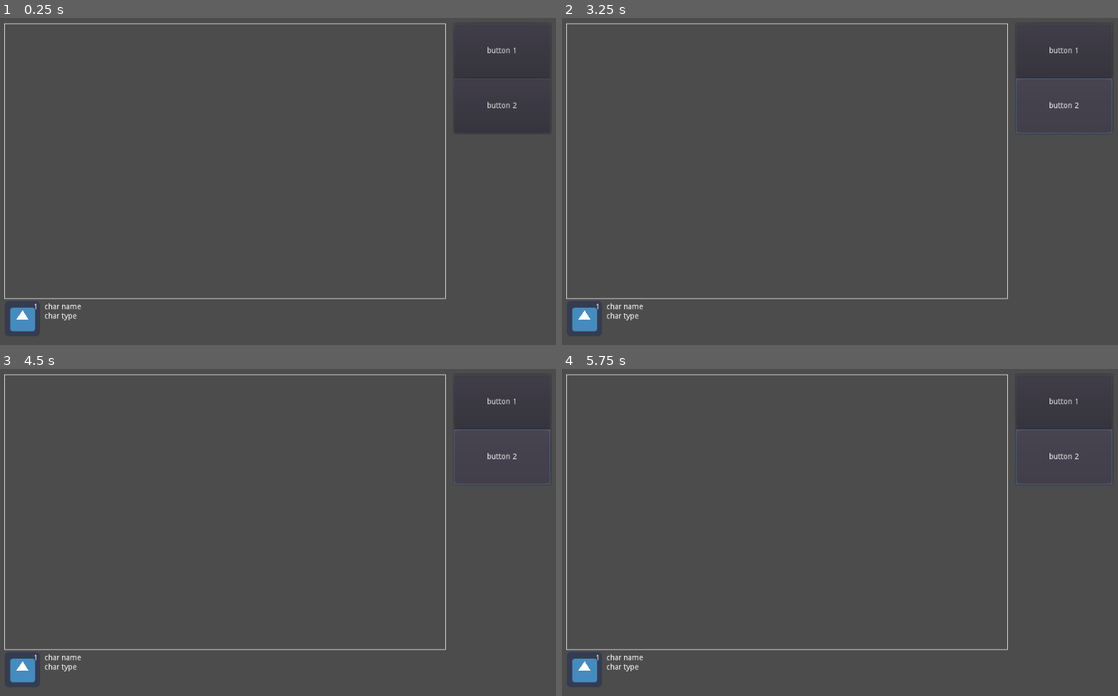
Above: before the commit, frames 1-4 (two rows, left to right).
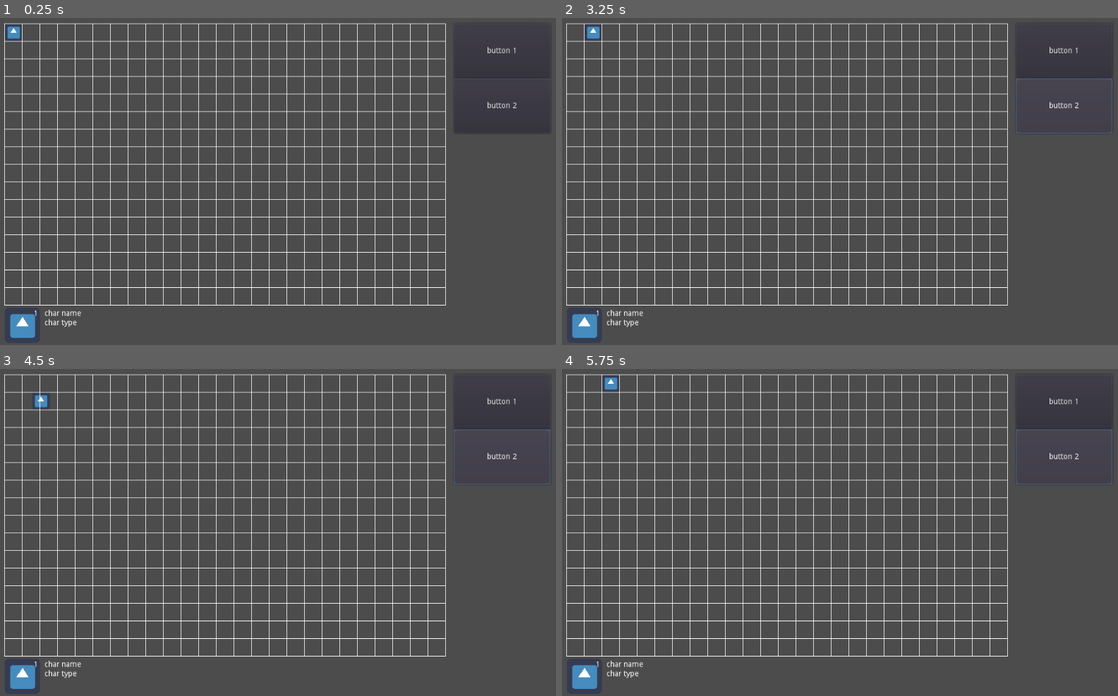
Above: after the commit, the same moments.

Repository: DevelopedAphid/Dungeons-and-Degenerate-Gamblers
Game: Godot game, scene res://GUI.tscn
Two runs of this game, one before a commit and one after it. Both use one fixed random seed, a clock stepped at 60 frames per second and the inputs below. The engine's default icon, where the game draws it, is replaced by a stand-in: a white triangle on a blue panel in a dark square.
Inputs:
- Up to frame 1 (0.25 s): no input
- Up to frame 2 (3.25 s): click "button 1" at 0.5 s; click "button 2" at 1.25 s; tap Enter at 2 s; hold Right (ui_right) 2.03-2.78 s; tap Space at 2.75 s; hold Down (ui_down) from 2.78 s (still down)
- Up to frame 3 (4.5 s): tap Enter at 3.5 s; release Down (ui_down) at 3.53 s; hold Right (ui_right) 3.53-4.28 s; tap Space at 4.25 s; hold Up (ui_up) from 4.28 s (still down)
- Up to frame 4 (5.75 s): tap Enter at 5 s; release Up (ui_up) at 5.03 s; hold Left (ui_left) from 5.03 s (still down)

The runs differ from the first frame. In frame 1, 7.1% of the frame differs, in the area x 0-81%, y 1-98%; in frame 2, 7.1%; in frame 3, 7.1%; in frame 4, 7.1%.

Commit message:
moveable character!
- draws a grid inside the action frame
- adds character
- adds character movement
- adds smooth character movement

Diff:
--- a/ActionFrame.gd
+++ b/ActionFrame.gd
@@ -1,4 +1,6 @@
 extends Line2D
+
+var grid_size: int = 32
 
 
 func _ready():
@@ -11,8 +13,4 @@
 	add_point(Vector2(action_frame_resolution.x + action_frame_offset.x, action_frame_offset.y))
 	add_point(Vector2(action_frame_offset.x, action_frame_offset.y))
 
-
-
-# Called every frame. 'delta' is the elapsed time since the previous frame.
-#func _process(delta):
-#	pass
+	get_node("Character").position = Vector2(action_frame_offset.x+grid_size/2, action_frame_offset.y+grid_size/2)
--- /dev/null
+++ b/Character.gd
@@ -0,0 +1,40 @@
+extends Sprite
+
+var move_step: int
+var tween: Tween
+var is_moving: bool
+
+func _ready():
+	move_step = get_parent().grid_size
+	tween = get_node("Tween")
+	is_moving = false
+
+func _process(_delta):
+	if Input.is_action_just_released("ui_right") and not is_moving:
+		is_moving = true
+		tween.interpolate_property(self, "position",
+			position, position + Vector2(move_step,0),
+			1, Tween.TRANS_LINEAR, Tween.EASE_IN_OUT)
+		tween.start()
+	if Input.is_action_just_released("ui_left") and not is_moving:
+		is_moving = true
+		tween.interpolate_property(self, "position",
+			position, position + Vector2(-move_step,0),
+			1, Tween.TRANS_LINEAR, Tween.EASE_IN_OUT)
+		tween.start()
+	if Input.is_action_just_released("ui_down") and not is_moving:
+		is_moving = true
+		tween.interpolate_property(self, "position",
+			position, position + Vector2(0,move_step),
+			1, Tween.TRANS_LINEAR, Tween.EASE_IN_OUT)
+		tween.start()
+	if Input.is_action_just_released("ui_up") and not is_moving:
+		is_moving = true
+		tween.interpolate_property(self, "position",
+			position, position + Vector2(0,-move_step),
+			1, Tween.TRANS_LINEAR, Tween.EASE_IN_OUT)
+		tween.start()
+
+
+func _on_Tween_tween_all_completed():
+	is_moving = false
--- a/GUI.gd
+++ b/GUI.gd
@@ -1,7 +1,7 @@
 extends Node2D
 
 #action frame
-var action_frame_resolution: Vector2 = Vector2(800,500)
+var action_frame_resolution: Vector2 = Vector2(800,512)
 var action_frame_offset: Vector2 = Vector2(15,15)
 
 #character info view
--- a/GUI.tscn
+++ b/GUI.tscn
@@ -1,8 +1,10 @@
-[gd_scene load_steps=4 format=2]
+[gd_scene load_steps=6 format=2]
 
 [ext_resource path="res://ActionFrame.gd" type="Script" id=1]
 [ext_resource path="res://GUI.gd" type="Script" id=2]
 [ext_resource path="res://icon.png" type="Texture" id=3]
+[ext_resource path="res://GridCreator.gd" type="Script" id=4]
+[ext_resource path="res://Character.gd" type="Script" id=5]
 
 [node name="GUI" type="Node2D"]
 script = ExtResource( 2 )
@@ -11,6 +13,20 @@
 width = 1.0
 default_color = Color( 1, 1, 1, 1 )
 script = ExtResource( 1 )
+
+[node name="Character" type="Sprite" parent="ActionFrame"]
+scale = Vector2( 0.5, 0.5 )
+texture = ExtResource( 3 )
+script = ExtResource( 5 )
+
+[node name="Tween" type="Tween" parent="ActionFrame/Character"]
+playback_speed = 3.0
+playback/speed = 3.0
+
+[node name="GridCreator" type="Line2D" parent="ActionFrame"]
+width = 1.0
+default_color = Color( 1, 1, 1, 1 )
+script = ExtResource( 4 )
 
 [node name="CharacterInfoView" type="Node2D" parent="."]
 
@@ -56,3 +72,5 @@
 __meta__ = {
 "_edit_use_anchors_": false
 }
+
+[connection signal="tween_all_completed" from="ActionFrame/Character/Tween" to="ActionFrame/Character" method="_on_Tween_tween_all_completed"]
--- /dev/null
+++ b/GridCreator.gd
@@ -0,0 +1,26 @@
+extends Line2D
+
+var grid_size: int
+var action_frame_resolution: Vector2
+var action_frame_offset: Vector2
+
+func _ready():
+	grid_size = get_parent().grid_size
+	action_frame_resolution = get_parent().get_parent().action_frame_resolution
+	action_frame_offset = get_parent().get_parent().action_frame_offset
+
+	add_point(Vector2(action_frame_offset.x,action_frame_offset.y))
+	var x = action_frame_offset.x
+	var y = action_frame_offset.y
+
+	for n in range(action_frame_offset.x, action_frame_resolution.x + grid_size, grid_size):
+		add_point(Vector2(x,action_frame_offset.y))
+		add_point(Vector2(x,action_frame_resolution.y+action_frame_offset.y))
+		add_point(Vector2(x,action_frame_offset.y))
+		x = n
+
+	for n in range(action_frame_offset.y, action_frame_resolution.y + grid_size, grid_size):
+		add_point(Vector2(action_frame_offset.x,y))
+		add_point(Vector2(action_frame_resolution.x+action_frame_offset.x,y))
+		add_point(Vector2(action_frame_offset.x,y))
+		y = n
